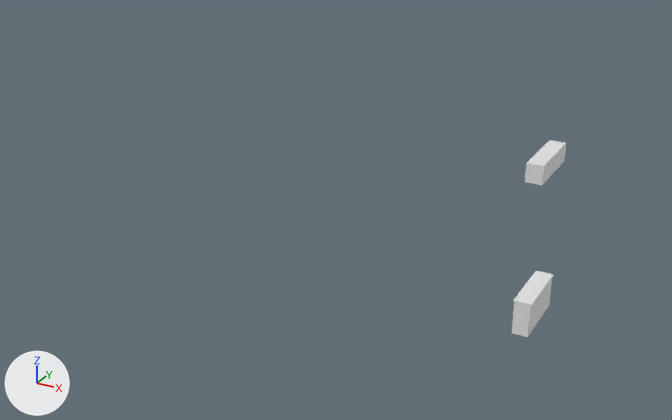
An edit to the FBX model Assets/Objects/Walltiles/obj_wallOpen_1x2m_v1.fbx, drawn before and after from the same camera.
Both versions are drawn from a camera (50 mm lens) standing at (4.13, -11.44, 6.24) and looking at (-2.28, 0.22, 0.41). Lighting does not change. The marker at lower left points along +X, +Y and +Z.

The first picture shows 'obj_wallOpen_1x2m_v1'.
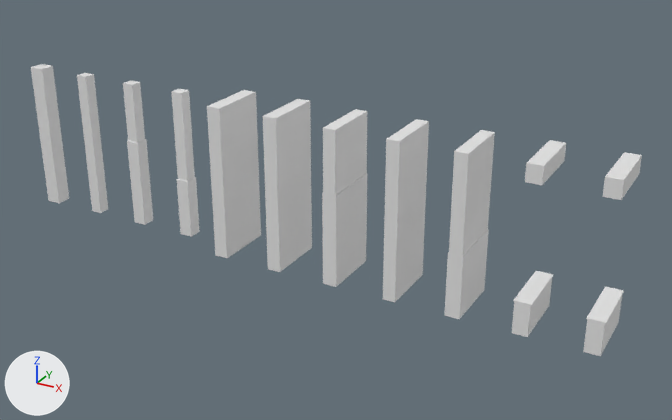
Edits to the bpy script that builds the scene:
```text
Add me_plane_065:
    me_plane_065.from_pydata(...)  # 20 vertices, 14 faces; spans x -0.12..0.12, y -0.11..0.12, z -0.5..2.0
    me_plane_065.materials.append(mat_mat_labor)  # its picture is missing
Add me_plane_010:
    me_plane_010.from_pydata(...)  # 16 vertices, 13 faces; spans x -0.11..0.11, y -0.5..0.5, z -0.5..2.02
    me_plane_010.materials.append(mat_mat_labor)  # its picture is missing
Add me_plane_009:
    me_plane_009.from_pydata(...)  # 16 vertices, 13 faces; spans x -0.1..0.1, y -0.5..0.5, z -0.5..2.0
    me_plane_009.materials.append(mat_mat_labor)  # its picture is missing
Add me_plane_049:
    me_plane_049.from_pydata(...)  # 16 vertices, 13 faces; spans x -0.13..0.13, y -0.13..0.13, z -0.5..2.02
    me_plane_049.materials.append(mat_mat_labor)  # its picture is missing
Add me_plane_007:
    me_plane_007.from_pydata(...)  # 20 vertices, 14 faces; spans x -0.12..0.12, y -0.5..0.5, z -0.5..2.0
    me_plane_007.materials.append(mat_mat_labor)  # its picture is missing
Add me_plane_060:
    me_plane_060.from_pydata(...)  # 16 vertices, 13 faces; spans x -0.1..0.1, y -0.1..0.1, z -0.5..2.0
    me_plane_060.materials.append(mat_mat_labor)  # its picture is missing
Add me_plane_069:
    me_plane_069.from_pydata(...)  # 24 vertices, 18 faces; spans x -0.12..0.12, y -0.11..0.12, z -0.5..2.0
    me_plane_069.materials.append(mat_mat_labor)  # its picture is missing
Add me_plane_006:
    me_plane_006.from_pydata(...)  # 24 vertices, 15 faces; spans x -0.13..0.13, y -0.5..0.5, z -0.5..2.02
    me_plane_006.materials.append(mat_mat_labor)  # its picture is missing
Add me_plane_005:
    me_plane_005.from_pydata(...)  # 16 vertices, 13 faces; spans x -0.12..0.12, y -0.5..0.5, z -0.5..2.02
    me_plane_005.materials.append(mat_mat_labor)  # its picture is missing
Add me_plane_008:
    me_plane_008.from_pydata(...)  # 24 vertices, 18 faces; spans x -0.12..0.12, y -0.5..0.5, z -0.5..2.0
    me_plane_008.materials.append(mat_mat_labor)  # its picture is missing
Add ob_obj_pillar_2m_v3:
    ob_obj_pillar_2m_v3 = bpy.data.objects.new('obj_pillar_2m_v3', me_plane_065)
    ob_obj_pillar_2m_v3.location = (-6.0, 0.0, 0.0)
Add ob_obj_wall_1x2m_v5:
    ob_obj_wall_1x2m_v5 = bpy.data.objects.new('obj_wall_1x2m_v5', me_plane_010)
    ob_obj_wall_1x2m_v5.location = (-3.0, 0.0, 0.0)
Add ob_obj_wall_1x2m_v4:
    ob_obj_wall_1x2m_v4 = bpy.data.objects.new('obj_wall_1x2m_v4', me_plane_009)
    ob_obj_wall_1x2m_v4.location = (-1.0, 0.0, 0.0)
Add ob_obj_pillar_2m_v1:
    ob_obj_pillar_2m_v1 = bpy.data.objects.new('obj_pillar_2m_v1', me_plane_049)
    ob_obj_pillar_2m_v1.location = (-8.0, 0.0, 0.0)
Add ob_obj_wall_1x2m_v2:
    ob_obj_wall_1x2m_v2 = bpy.data.objects.new('obj_wall_1x2m_v2', me_plane_007)
    ob_obj_wall_1x2m_v2.location = (-2.0, 0.0, 0.0)
Add ob_obj_pillar_2m_v2:
    ob_obj_pillar_2m_v2 = bpy.data.objects.new('obj_pillar_2m_v2', me_plane_060)
    ob_obj_pillar_2m_v2.location = (-7.0, 0.0, 0.0)
Add ob_obj_pillar_2m_v4:
    ob_obj_pillar_2m_v4 = bpy.data.objects.new('obj_pillar_2m_v4', me_plane_069)
    ob_obj_pillar_2m_v4.location = (-5.0, 0.0, 0.0)
Add ob_obj_wallopen_1x2m_v2:
    ob_obj_wallopen_1x2m_v2 = bpy.data.objects.new('obj_wallOpen_1x2m_v2', me_plane_006)
    ob_obj_wallopen_1x2m_v2.location = (2.0, 0.0, 0.0)
Add ob_obj_wall_1x2m_v1:
    ob_obj_wall_1x2m_v1 = bpy.data.objects.new('obj_wall_1x2m_v1', me_plane_005)
    ob_obj_wall_1x2m_v1.location = (-4.0, 0.0, 0.0)
Add ob_obj_wall_1x2m_v3:
    ob_obj_wall_1x2m_v3 = bpy.data.objects.new('obj_wall_1x2m_v3', me_plane_008)
    ob_obj_wall_1x2m_v3.location = (0.0, 0.0, 0.0)
```

Changed parts and their boxes [x1, y1, x2, y2] in the pictures (672 x 420 px):
'obj_wall_1x2m_v1', added: after [207, 90, 261, 258]
'obj_wall_1x2m_v5', added: after [263, 99, 312, 272]
'obj_wall_1x2m_v2', added: after [322, 109, 367, 287]
'obj_wall_1x2m_v4', added: after [383, 119, 429, 302]
'obj_wall_1x2m_v3', added: after [445, 130, 495, 319]
'obj_pillar_2m_v1', added: after [31, 64, 69, 203]
'obj_wallOpen_1x2m_v2', added: after [583, 152, 642, 356]
'obj_pillar_2m_v4', added: after [171, 89, 200, 237]
'obj_pillar_2m_v3', added: after [123, 80, 153, 225]
'obj_pillar_2m_v2', added: after [77, 73, 108, 213]
